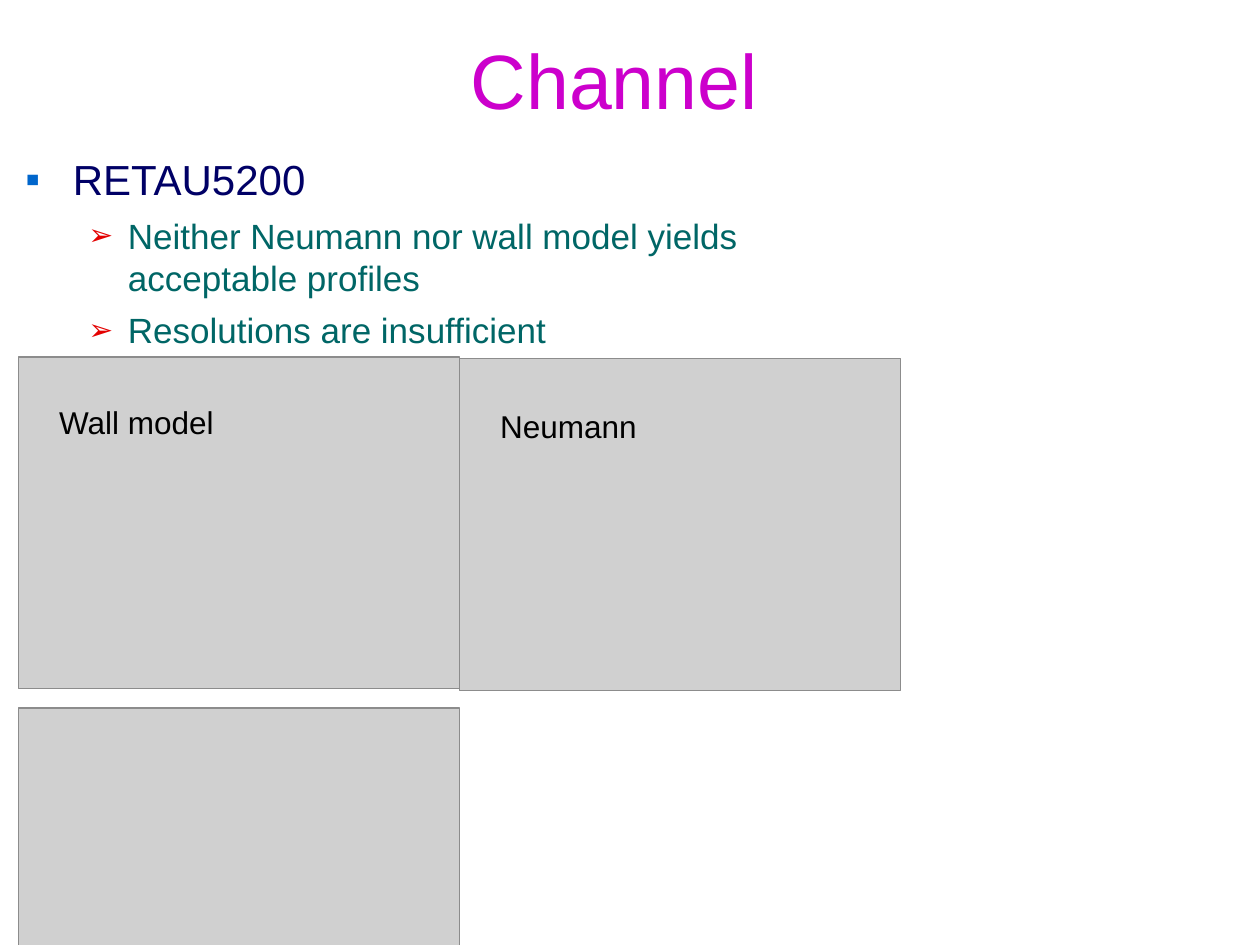
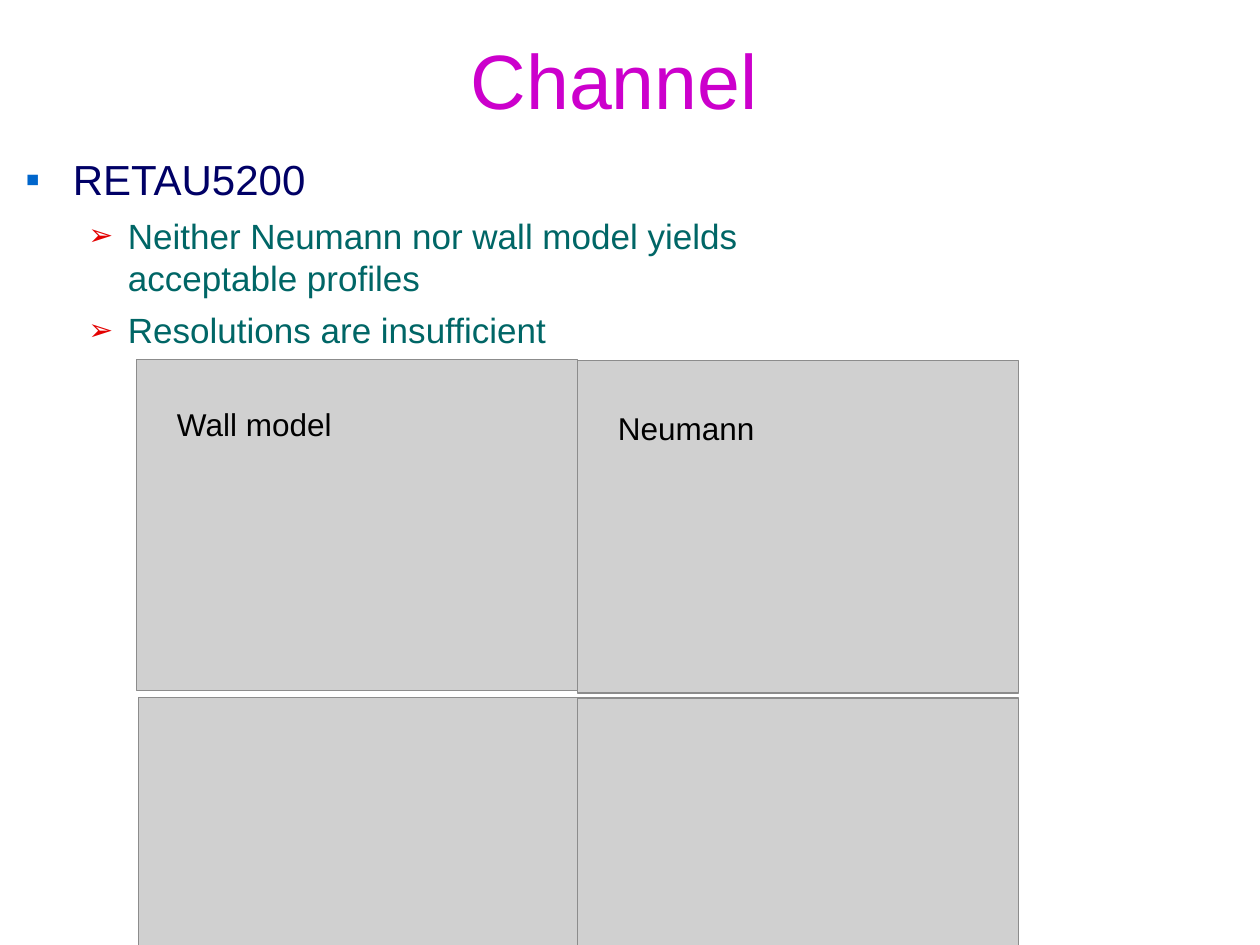
Before and after one commit to federicoVerolini/CaLES, a slide deck: slide 6 of docs/vv.pptx. Drawn at 1260x945 pixels with LibreOffice and Linux fonts; fonts in the diff are those of the drawing; grey boxes stand for pictures; background and template pictures are left out. Boxes give left, top, right and bottom in pixels: in the first picture for what was removed or moved away, otherwise in the second. Text is boxed around its words. In the diff, an @@ line names an element or a change of style, - is before the commit and + after.

```diff
--- a/docs/vv.pptx
+++ b/docs/vv.pptx
@@ picture: place and size @@
-picture at [19,357,460,688]
+picture at [136,359,577,690]
@@ picture: place and size @@
-picture at [460,359,901,692]
+picture at [577,360,1018,693]
@@ text "Wall model": place and size @@
-text "Wall model" at [59,411,214,435]
+text "Wall model" at [177,413,332,437]
@@ text "Neumann": place and size @@
-text "Neumann" at [500,416,637,439]
+text "Neumann" at [618,418,755,441]
@@ picture: place and size @@
-picture at [19,708,460,945]
+picture at [139,697,580,945]
@@ picture added at [577,698,1018,945] @@
```
Also in this commit, not shown: 4 other files.
